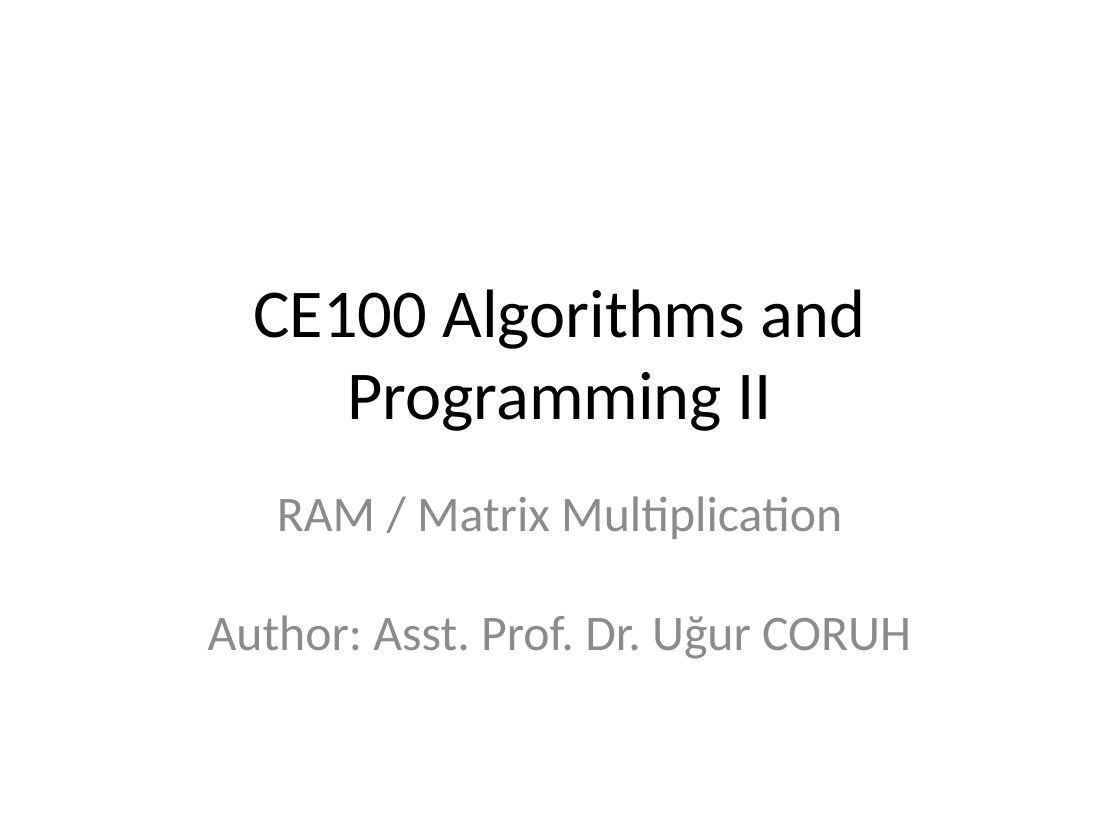
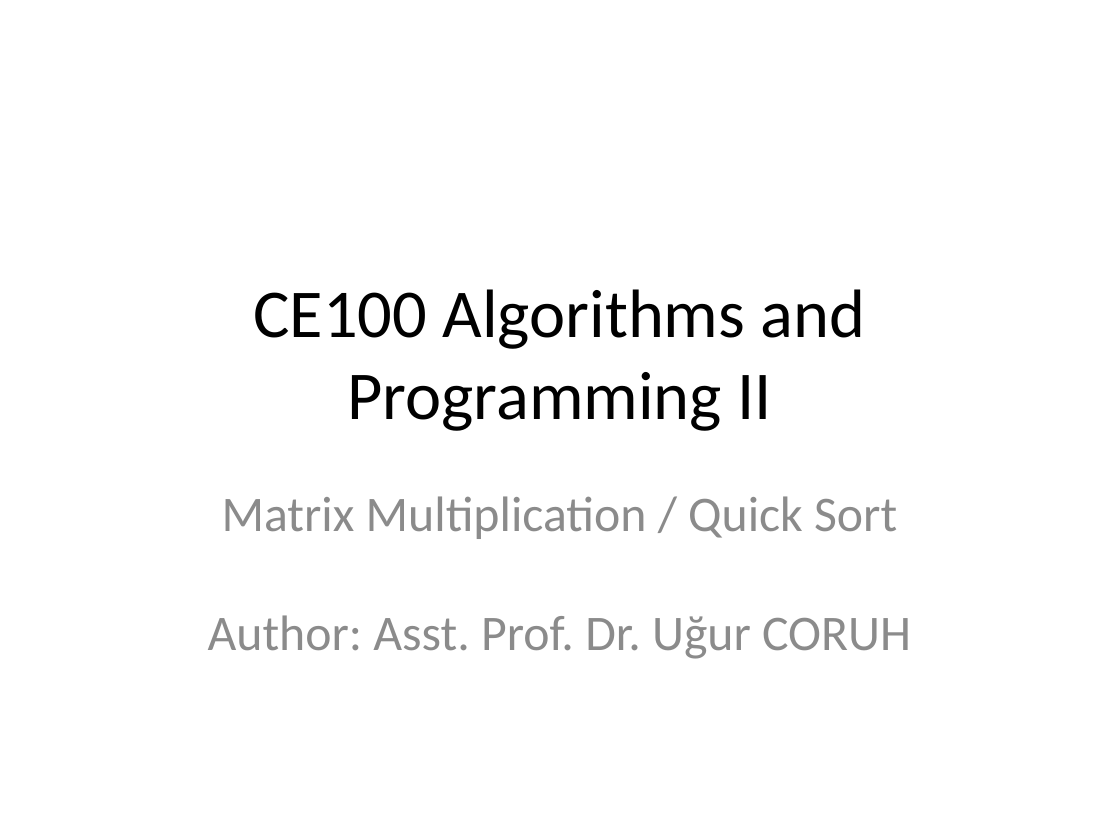
Before and after one commit to ucoruh/ce100-algorithms-and-programming-II, a slide deck: slide 1 of docs/week-3/ce100-week-3-matrix.md_word.pptx. Drawn at 1120x840 pixels with LibreOffice and Linux fonts; fonts in the diff are those of the drawing. Boxes give left, top, right and bottom in pixels: in the first picture for what was removed or moved away, otherwise in the second. Text is boxed around its words. In the diff, an @@ line names an element or a change of style, - is before the commit and + after.

Commit message:
week-3 matrix mult completed

```diff
--- a/docs/week-3/ce100-week-3-matrix.md_word.pptx
+++ b/docs/week-3/ce100-week-3-matrix.md_word.pptx
@@ subtitle at (208, 496, 911, 659): text changed @@
-RAM / Matrix Multiplication
-Author: Asst. Prof. Dr. Uğur CORUH
+Matrix Multiplication / Quick Sort
+Author: Asst. Prof. Dr. Uğur CORUH
```
Also in this commit, not shown: 1 other slide changed, 26 slides added, 1 slide removed, 18 other files.
